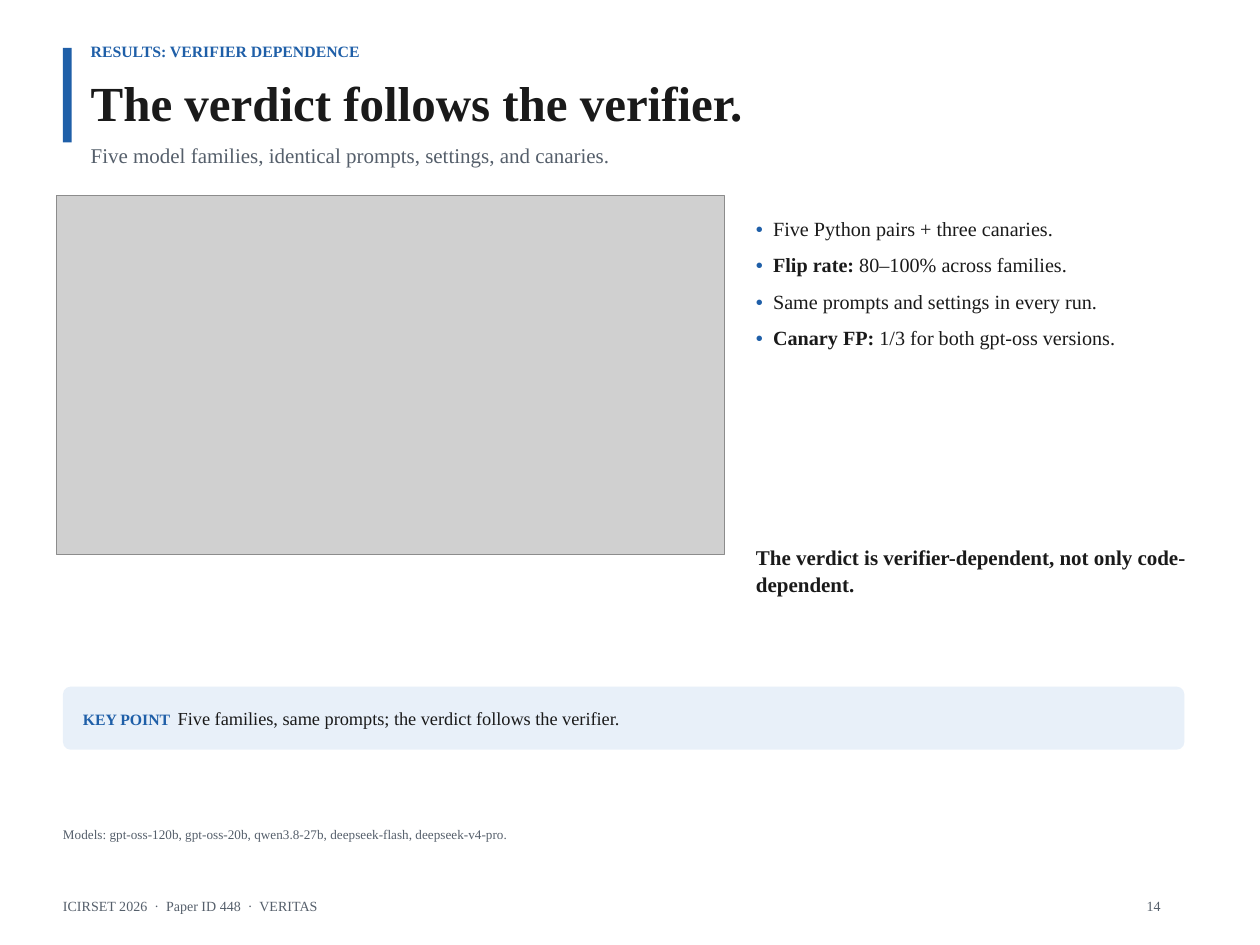
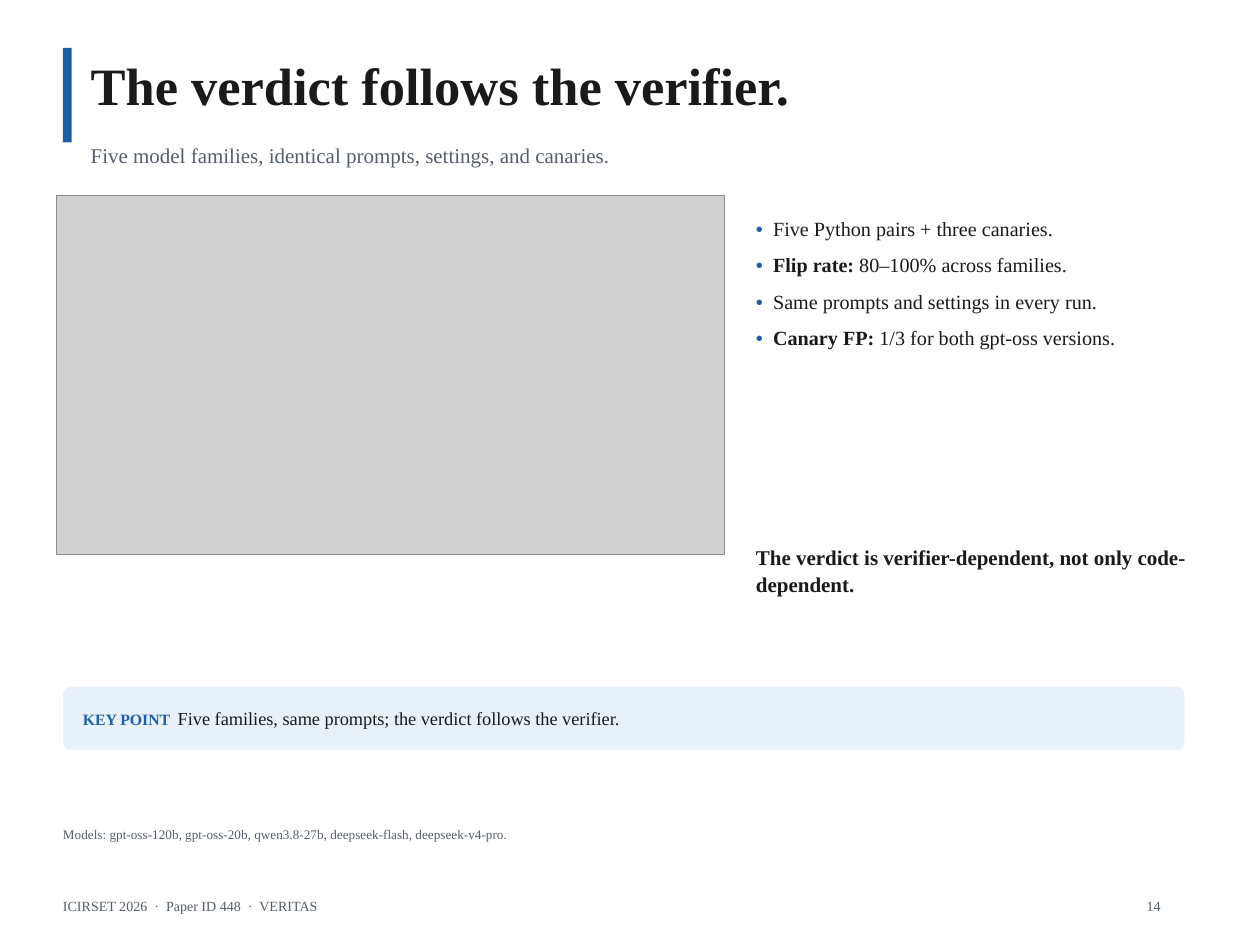
Before and after one commit to AmonWasHere/Proto, a slide deck: slide 14 of paper/ICIRSET-26_VERITAS_Presentation.pptx. Drawn at 1260x945 pixels with LibreOffice and Linux fonts; fonts in the diff are those of the drawing; grey boxes stand for pictures. Boxes give left, top, right and bottom in pixels: in the first picture for what was removed or moved away, otherwise in the second. Text is boxed around its words. In the diff, an @@ line names an element or a change of style, - is before the commit and + after.

```diff
--- a/paper/ICIRSET-26_VERITAS_Presentation.pptx
+++ b/paper/ICIRSET-26_VERITAS_Presentation.pptx
@@ text "The verdict follows the verifier.": place and size @@
-text "The verdict follows the verifier." at (91, 86, 742, 122)
+text "The verdict follows the verifier." at (91, 68, 789, 106)
@@ text "The verdict follows the verifier." at (91, 68, 789, 106): size 28 to 30 pt @@
@@ text removed at (91, 46, 360, 58) @@
-RESULTS: VERIFIER DEPENDENCE
```
Also in this commit, not shown: 16 other slides changed, 1 other file.
